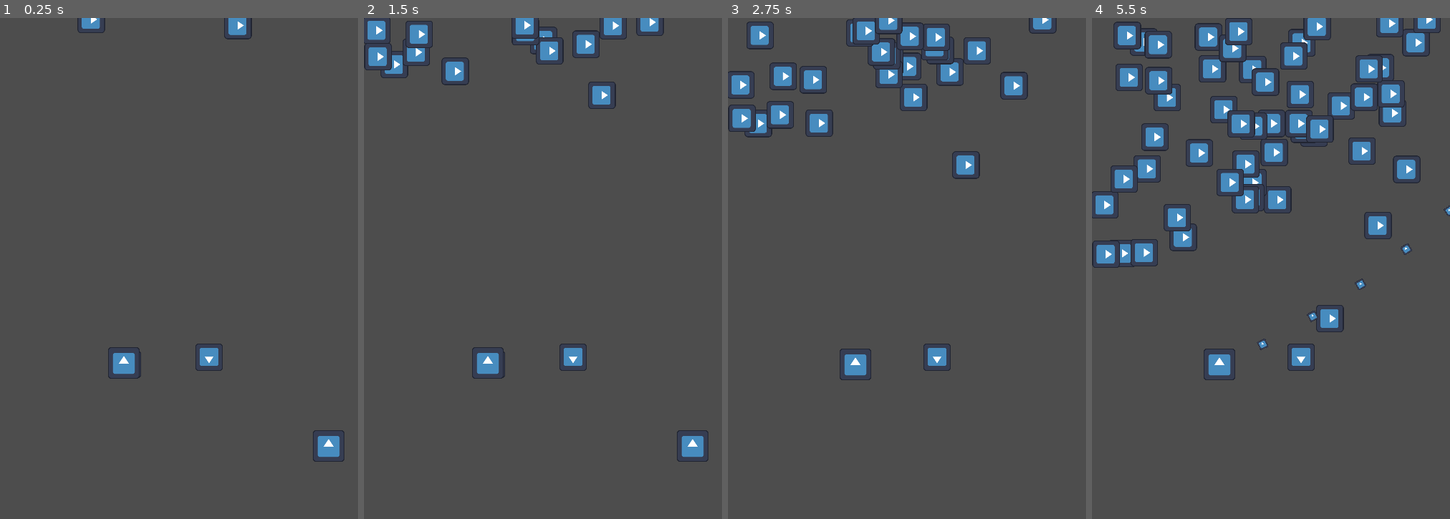
Above: before the commit, frames 1-4 (left to right).
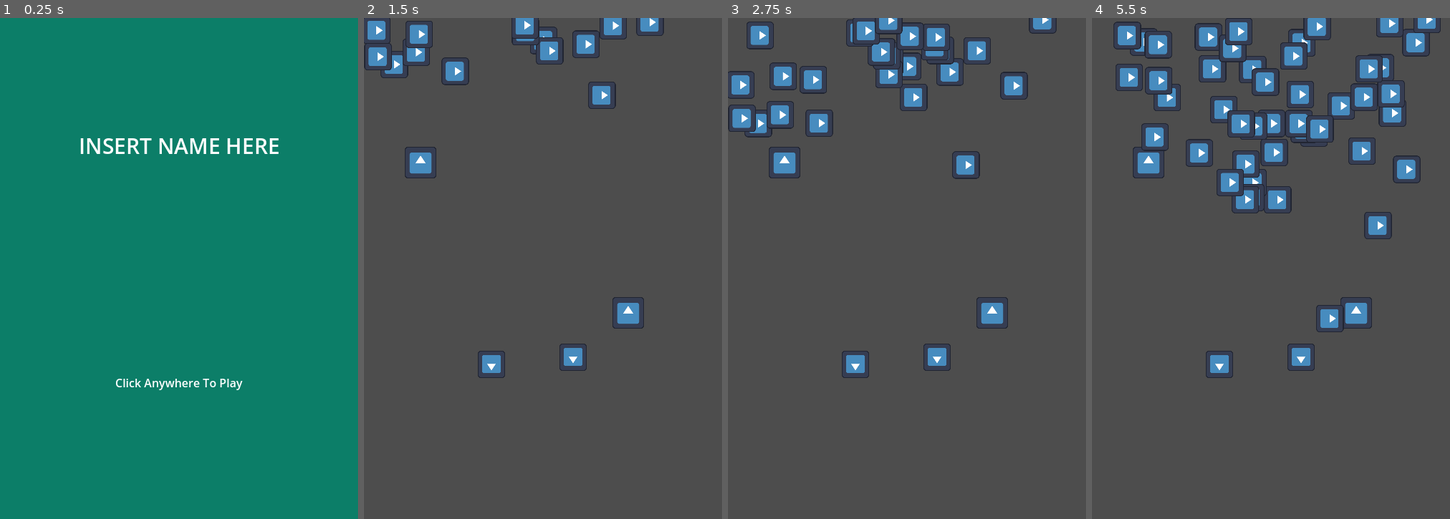
Above: after the commit, the same moments.

Repository: Chet-afk/tower-def
Game: Godot game, scene res://main.tscn
Same seed, same stepped clock (60 frames per second), same inputs: the game is played once before the commit and once after it. The engine's default icon, where the game draws it, is replaced by a stand-in: a white triangle on a blue panel in a dark square.
Inputs (mouse positions are in pixels of both pictures, inside the frame that each line leads up to):
- Up to frame 1 (0.25 s): no input
- Up to frame 2 (1.5 s): click (543, 268) at 0.52 s; move the mouse to (693, 443) at 1.27 s; press the mouse at (693, 443) at 1.28 s
- Up to frame 3 (2.75 s): move the mouse to (853, 363) at 2.02 s; release the mouse at (853, 363) at 2.03 s; click (853, 363) at 2.1 s
- Up to frame 4 (5.5 s): move the mouse to (1306, 158) at 2.77 s; press the mouse at (1306, 158) at 2.78 s; move the mouse to (1253, 368) at 3.52 s; release the mouse at (1253, 368) at 3.53 s; click (1253, 368) at 3.6 s; move the mouse to (1378, 343) at 4.27 s; press the mouse at (1378, 343) at 4.28 s; move the mouse to (1163, 193) at 5.02 s; release the mouse at (1163, 193) at 5.03 s; click (1163, 193) at 5.1 s

The runs differ from the first frame. In frame 1, 100% of the frame differs, in the area x 0-100%, y 0-100%; in frame 2, 1.2%; in frame 3, 0.8%; in frame 4, 2.4%.

Commit message:
Template for switching towers

Diff:
--- a/tower_def/Attacks/attack.gd
+++ b/tower_def/Attacks/attack.gd
@@ -2,7 +2,7 @@
 class_name base_attack
 
 var atk: int = 0
-var speed: int = 800
+var speed: int = 0
 # Called when the node enters the scene tree for the first time.
 func _ready():
 	pass
--- a/tower_def/Attacks/short_attack.gd
+++ b/tower_def/Attacks/short_attack.gd
@@ -5,5 +5,4 @@
 
 
 func _on_free_timer_timeout():
-	print(self.atk)
 	queue_free()
--- a/tower_def/Units/PlayerUnit.gd
+++ b/tower_def/Units/PlayerUnit.gd
@@ -5,16 +5,15 @@
 
 var attack
 var atk_speed: float
-var atk: int
+var atk: int = 0
 var range: float
 
 # Movement Related
-var prev_position: Vector2
+var placer_node: Placer
 var being_held: bool = false
 var clickable: bool = false
 var in_placeable_area: bool = false
 var snappable_area: Area2D
-var first_spawn: bool = true
 
 # If the unit is able to attack or not
 var active: bool = false
@@ -29,6 +28,8 @@
 	return(atk)
 func get_range() -> float:
 	return($Detection/DetectionArea.get_radius())
+func get_prev_node() -> Placer:
+	return(placer_node)
 
 # Setters
 func set_atk_speed(value: float):
@@ -37,7 +38,8 @@
 	atk = value
 func set_range(value: float):
 	$Detection/DetectionArea.set_radius(value)
-
+func set_placer(placement: Placer):
+	placer_node = placement
 # Called when the node enters the scene tree for the first time.
 func _ready():
 	pass # Replace with function body.
@@ -86,28 +88,33 @@
 	# Create the attack
 	if not active:
 		return
-	attack = attack_scene.instantiate()
-	attack.set_atk(self.get_atk())
-	attack.set_position(self.get_position())
-	attack.set_target(enemy_to_target)
-	# attach the bullets to the viewport
-	# otherwise will follow this tower node if moved
-	get_parent().add_child(attack)
+	create_attack()
+
 
 # Helpers
 func update_position():
-	if first_spawn and not in_placeable_area:
-		queue_free()
+	being_held = false
+	active = true
+	# Snap to new area, or to previous one
+	if in_placeable_area:
+		var new_placer = snappable_area.get_parent()
+		self.set_global_position(new_placer.get_global_position())
+		# swap the towers
+		#TODO Test this, cant test since not instantiated with a placer node
+		if new_placer.is_holding():
+			# Set the new placement values to the unit
+			var swap_unit = new_placer.unit
+			swap_unit.set_global_position(placer_node.get_global_position())
+			swap_unit.set_placer(self.placer_node)
+			placer_node.set_unit(swap_unit)
+		else:
+			# Reset to null for old placer
+			placer_node.set_unit(null)
+		placer_node = new_placer
+		placer_node.set_unit(self)
+
 	else:
-		first_spawn = false
-		being_held = false
-		active = true
-		# Snap to new area, or to previous one
-		if in_placeable_area:
-			self.set_global_position(snappable_area.get_global_position())
-			prev_position = snappable_area.get_global_position()
-		else:
-			self.set_global_position(prev_position)
+		self.set_global_position(placer_node.get_global_position())
 
 func find_target():
 	# find the unit closest to bottom
@@ -119,3 +126,7 @@
 		if lowest.y < enemy.position.y:
 			lowest = enemy.position
 	enemy_to_target = lowest
+
+func create_attack():
+	# Each inherited unit will create its own attack
+	pass
--- a/tower_def/Units/placement.gd
+++ b/tower_def/Units/placement.gd
@@ -1,7 +1,6 @@
 extends Node2D
-
-var holding: bool = false
-
+class_name Placer
+var unit: player_unit_base = null
 # Called when the node enters the scene tree for the first time.
 func _ready():
 	pass # Replace with function body.
@@ -10,3 +9,9 @@
 # Called every frame. 'delta' is the elapsed time since the previous frame.
 func _process(delta):
 	pass
+
+func is_holding():
+	return unit != null
+
+func set_unit(tower: player_unit_base):
+	unit = tower
--- a/tower_def/Units/placement.tscn
+++ b/tower_def/Units/placement.tscn
@@ -6,7 +6,7 @@
 [sub_resource type="RectangleShape2D" id="RectangleShape2D_1kj7s"]
 size = Vector2(39, 39)
 
-[node name="Placement" type="Node2D"]
+[node name="Placement" type="Node2D" groups=["placement_node"]]
 script = ExtResource("1_45clc")
 
 [node name="Sprite" type="Sprite2D" parent="."]
--- a/tower_def/Units/player_unit.tscn
+++ b/tower_def/Units/player_unit.tscn
@@ -1,6 +1,7 @@
-[gd_scene load_steps=5 format=3 uid="uid://c8aew0avw85ej"]
+[gd_scene load_steps=6 format=3 uid="uid://c8aew0avw85ej"]
 
 [ext_resource type="Script" path="res://Units/PlayerUnit.gd" id="1_ar351"]
+[ext_resource type="PackedScene" uid="uid://dvjtvcdbknawy" path="res://Attacks/attack.tscn" id="2_6tbc7"]
 [ext_resource type="Texture2D" uid="uid://ci5bdk1igpd3" path="res://Sprites/icon.svg" id="2_sfvcf"]
 
 [sub_resource type="CircleShape2D" id="CircleShape2D_em1rt"]
@@ -13,6 +14,7 @@
 [node name="PlayerUnit" type="CharacterBody2D"]
 collision_layer = 0
 script = ExtResource("1_ar351")
+attack_scene = ExtResource("2_6tbc7")
 
 [node name="Sprite" type="Sprite2D" parent="."]
 scale = Vector2(0.35, 0.35)
--- a/tower_def/Units/short_rangeunit.gd
+++ b/tower_def/Units/short_rangeunit.gd
@@ -2,3 +2,12 @@
 
 func _ready():
 	self.set_atk(200)
+
+func create_attack():
+	attack = attack_scene.instantiate()
+	attack.set_atk(self.get_atk())
+	attack.set_position(enemy_to_target)
+	attack.set_target(enemy_to_target)
+	# attach the bullets to the viewport
+	# otherwise will follow this tower node if moved
+	get_parent().add_child(attack)
--- a/tower_def/Units/short_rangeunit.tscn
+++ b/tower_def/Units/short_rangeunit.tscn
@@ -1,7 +1,8 @@
-[gd_scene load_steps=4 format=3 uid="uid://bkvuyohk73tvt"]
+[gd_scene load_steps=5 format=3 uid="uid://bkvuyohk73tvt"]
 
 [ext_resource type="PackedScene" uid="uid://c8aew0avw85ej" path="res://Units/player_unit.tscn" id="1_f15ss"]
 [ext_resource type="Script" path="res://Units/short_rangeunit.gd" id="2_tmwpx"]
+[ext_resource type="PackedScene" uid="uid://bnr44e4ln1s1m" path="res://Attacks/short_attack.tscn" id="3_j02ha"]
 
 [sub_resource type="CircleShape2D" id="CircleShape2D_r82a2"]
 resource_local_to_scene = true
@@ -9,6 +10,7 @@
 
 [node name="ShortRangeunit" instance=ExtResource("1_f15ss")]
 script = ExtResource("2_tmwpx")
+attack_scene = ExtResource("3_j02ha")
 
 [node name="DetectionArea" parent="Detection" index="0"]
 shape = SubResource("CircleShape2D_r82a2")
--- a/tower_def/main.tscn
+++ b/tower_def/main.tscn
@@ -6,8 +6,6 @@
 [ext_resource type="PackedScene" uid="uid://obndp0uxr3fg" path="res://Units/placement.tscn" id="3_24vqi"]
 [ext_resource type="PackedScene" uid="uid://c8aew0avw85ej" path="res://Units/player_unit.tscn" id="5_uvvqn"]
 [ext_resource type="PackedScene" uid="uid://bkvuyohk73tvt" path="res://Units/short_rangeunit.tscn" id="6_13h1d"]
-[ext_resource type="PackedScene" uid="uid://dvjtvcdbknawy" path="res://Attacks/attack.tscn" id="7_81hr8"]
-[ext_resource type="PackedScene" uid="uid://bnr44e4ln1s1m" path="res://Attacks/short_attack.tscn" id="8_fj5rr"]
 
 [sub_resource type="Curve2D" id="Curve2D_1kf2a"]
 _data = {
@@ -20,7 +18,6 @@
 enemies = ExtResource("2_fj7eb")
 
 [node name="Menu" parent="." instance=ExtResource("1_uuig7")]
-visible = false
 
 [node name="Placement3" parent="." instance=ExtResource("3_24vqi")]
 position = Vector2(292, 474)
@@ -38,12 +35,10 @@
 wait_time = 0.1
 autostart = true
 
+[node name="ShortRangeunit" parent="." instance=ExtResource("6_13h1d")]
+position = Vector2(79, 202)
+
 [node name="PlayerUnit" parent="." instance=ExtResource("5_uvvqn")]
-position = Vector2(459, 598)
-attack_scene = ExtResource("7_81hr8")
-
-[node name="ShortRangeunit" parent="." instance=ExtResource("6_13h1d")]
-position = Vector2(173, 482)
-attack_scene = ExtResource("8_fj5rr")
+position = Vector2(369, 412)
 
 [connection signal="timeout" from="MobSpawn" to="." method="_on_mob_spawn_timeout"]
Not shown: 1 places in tower_def/main.tscn that only renumber resources
